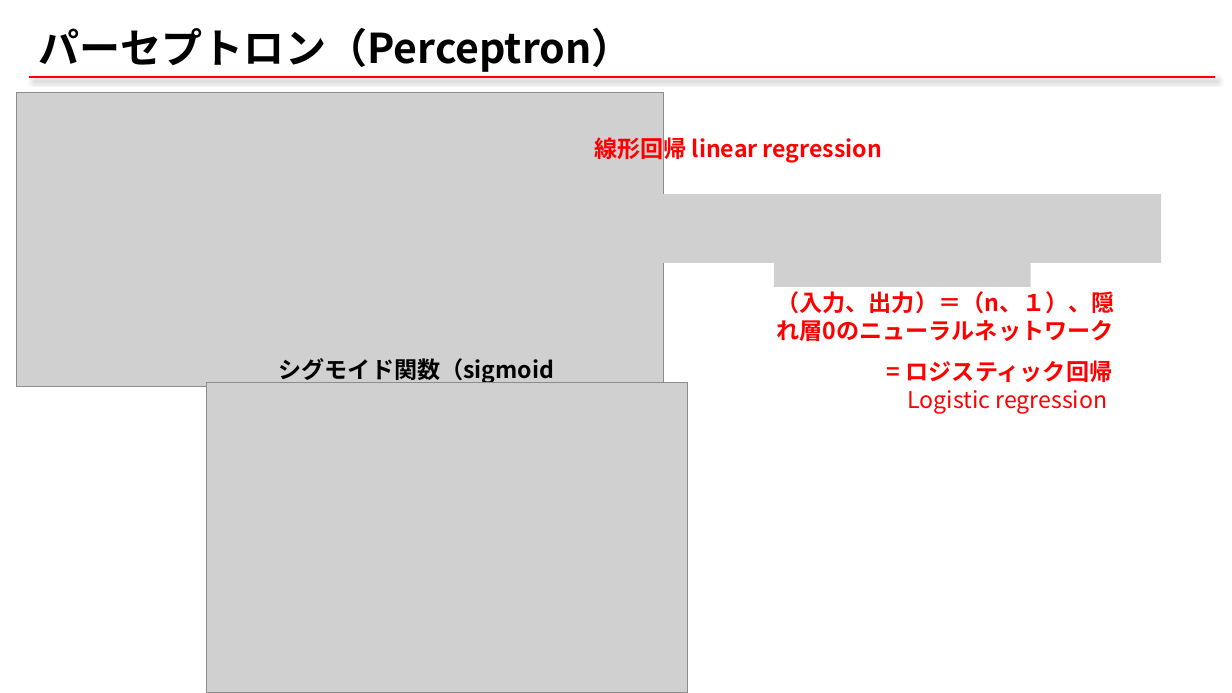
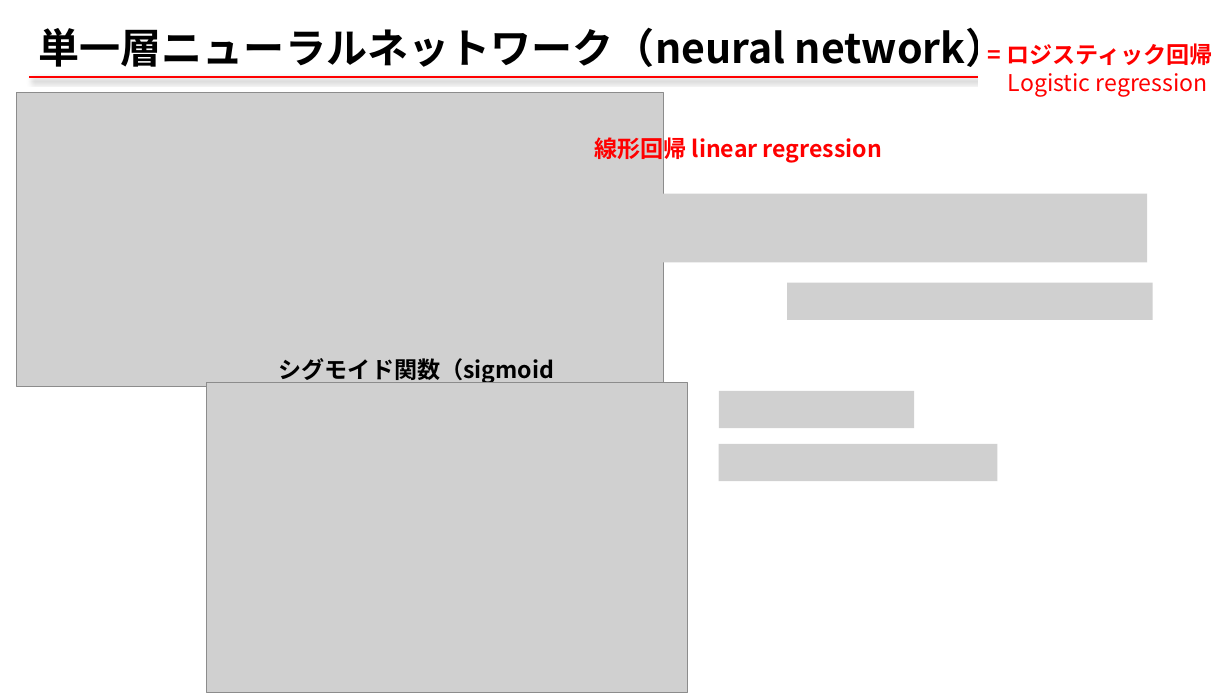
Before and after one commit to qqinxl2015/machine-learning-basic, a slide deck: slide 6 of _ML_01_NN.pptx. Drawn at 1232x693 pixels with LibreOffice and Linux fonts; fonts in the diff are those of the drawing; grey boxes stand for pictures. Boxes give left, top, right and bottom in pixels: in the first picture for what was removed or moved away, otherwise in the second. Text is boxed around its words. In the diff, an @@ line names an element or a change of style, - is before the commit and + after.

```diff
--- a/_ML_01_NN.pptx
+++ b/_ML_01_NN.pptx
@@ title at [39,27,1007,67]: text changed; font Noto Sans CJK JP to Noto Sans CJK KR @@
-パーセプトロン（Perceptron）
+単一層ニューラルネットワーク（neural network）
@@ text "= ロジスティック回帰": place and size @@
-text "= ロジスティック回帰" at [906,360,1112,413]
+text "= ロジスティック回帰" at [1006,43,1212,96]
@@ picture: place and size @@
-picture at [643,194,1161,262]
+picture at [646,193,1147,262]
@@ picture removed at [775,250,1031,287] @@
@@ text removed at [776,291,1114,341] @@
-（入力、出力）＝（n、１）、隠れ層0のニューラルネットワーク
@@ picture added at [787,283,1153,320] @@
@@ picture added at [719,391,914,428] @@
@@ picture added at [719,444,998,481] @@
```
Also in this commit, not shown: 14 other slides changed, 4 slides added, 1 slide removed, 1 other file.
